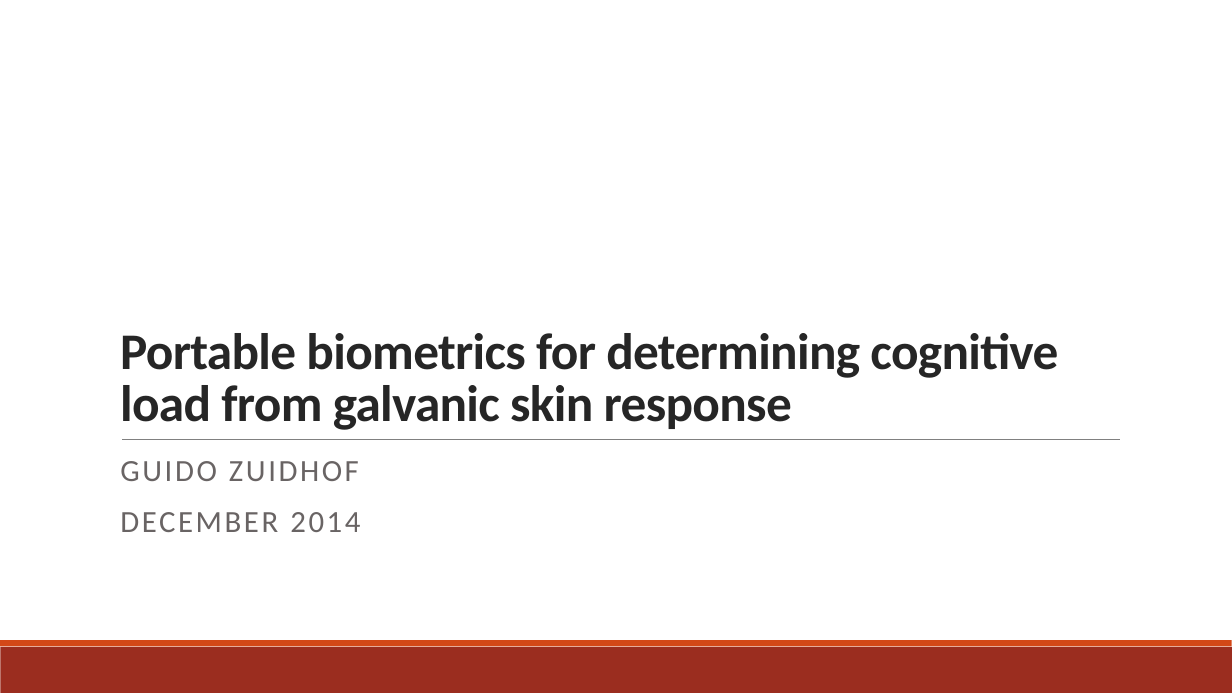
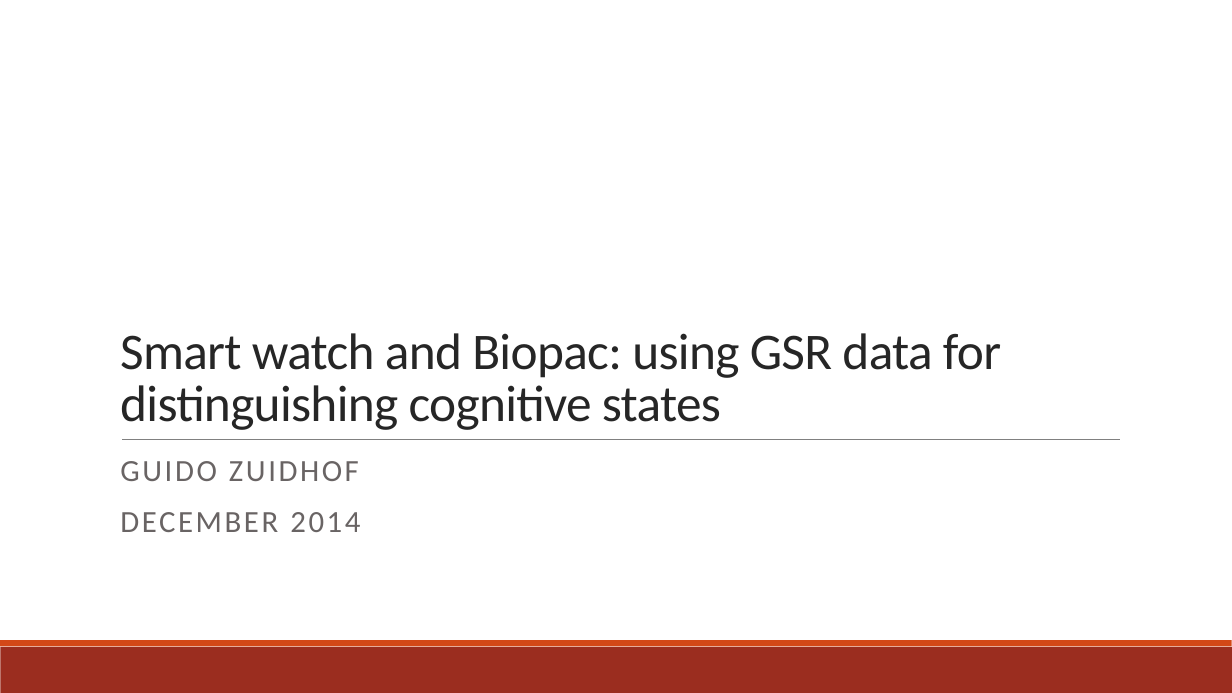
Before and after one commit to Rahazan/AI-BSc-Thesis, a slide deck: slide 1 of presentation/Portable biometrics for determining cognitive load from galvanic.pptx. Drawn at 1232x693 pixels with LibreOffice and Linux fonts; fonts in the diff are those of the drawing. Boxes give left, top, right and bottom in pixels: in the first picture for what was removed or moved away, otherwise in the second. Text is boxed around its words. In the diff, an @@ line names an element or a change of style, - is before the commit and + after.

```diff
--- a/presentation/Portable biometrics for determining cognitive load from galvanic.pptx
+++ b/presentation/Portable biometrics for determining cognitive load from galvanic.pptx
@@ title at [120, 333, 1001, 430]: text changed; bold off @@
-Portable biometrics for determining cognitive load from galvanic skin response
+Smart watch and Biopac: using GSR data for distinguishing cognitive states
```
Also in this commit, not shown: 8 other slides changed, 15 slides added, 1 slide removed, 1 other file.
